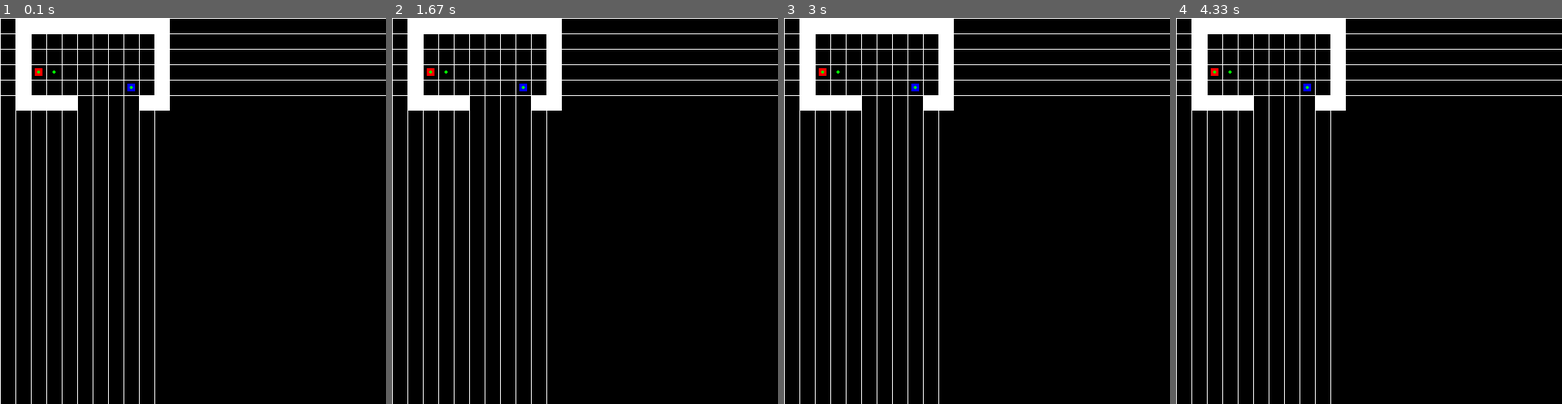
Above: before the commit, frames 1-4 (left to right).
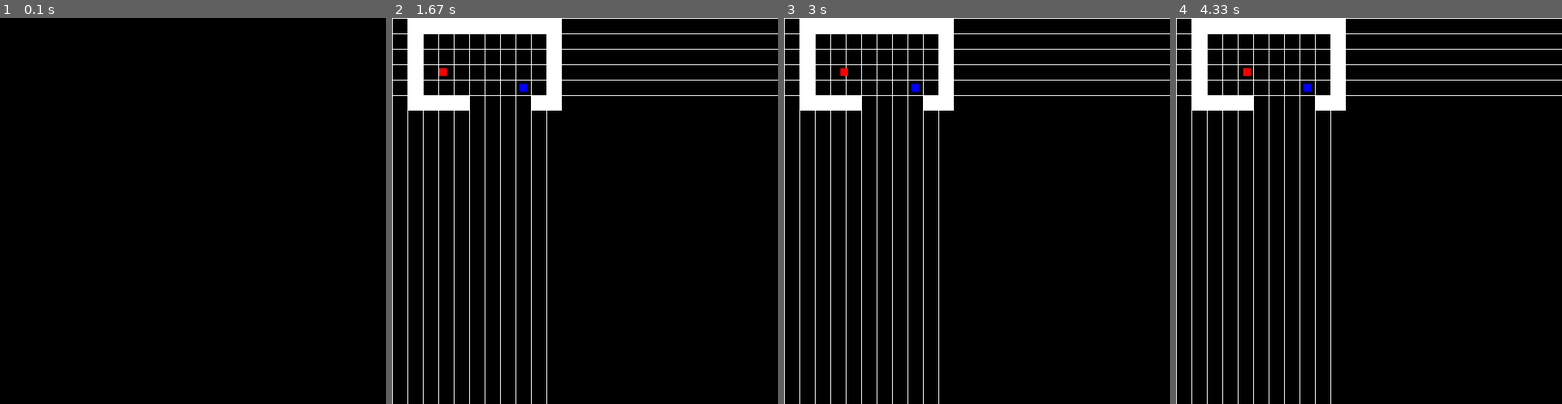
Above: after the commit, the same moments.

Repository: slalomsquid/Tower-Defence
Game: pygame game, started from main.py
Two runs of this game, one before a commit and one after it. Both use one fixed random seed, a clock stepped at 60 frames per second and the inputs below.
Inputs:
- Up to frame 1 (0.1 s): no input
- Up to frame 2 (1.67 s): no input
- Up to frame 3 (3 s): no input
- Up to frame 4 (4.33 s): no input

The runs differ from the first frame. In frame 1, 6.9% of the frame differs, in the area x 0-100%, y 0-100%; in frame 2, less than 0.1%; in frame 3, less than 0.1%; in frame 4, less than 0.1%.

Commit message:
FINALLY got motion
turns out i was deleting the coord with a -

Diff:
--- a/classes.py
+++ b/classes.py
@@ -1,15 +1,16 @@
 import pygame, random, pygameUtils, constants, numpy as np
 
 class Enemy():
-    def __init__(self, size, pos : tuple):
+    def __init__(self, size, pos : tuple, speed=10):
         self.rect = pygame.Rect(0, 0, size, size)
+        self.rect.center = (0,0)
         """rect x,y is an offset from the center (declared by self.x and y)"""
         self.x : int = pos[0]
         """Not a screen pos, rather an in-game coord"""
         self.y : int = pos[1]
         self.width = size
         self.height = size
-        self.speed = 10
+        self.speed = speed
 
     # def handle_movement(self, dt, array, player):
     #     path : list[tuple] = pygameUtils.find_path(array, (self.y,self.x), (player.y,player.x))
@@ -33,12 +34,45 @@
         # Cancel if there is not enough points (0 is always the start pos)
         if len(path) < 2:
             return
+        # work out abs coord values
         next_coord = path[1]
-        # current_rect_pos = (self.x*constants.GRID_SIZE+self.rect.centerx, self.y*constants.GRID_SIZE+self.rect.centery)
-        current_rect_pos = pygameUtils.get_centre_pos_from_idx((self.x, self.y), constants.GRID_SIZE)
+        next_coord = (next_coord[1], next_coord[0])
+        next_pos = pygameUtils.get_centre_pos_from_idx(path[1], constants.GRID_SIZE)
+        # flip because it comes from the find_path func
+        next_pos = (next_pos[1], next_pos[0])
+        current_grid_pos = pygameUtils.get_centre_pos_from_idx((self.x, self.y), constants.GRID_SIZE)
+        # current_rect_pos = np.array(pygameUtils.get_centre_pos_from_idx((self.x, self.y), constants.GRID_SIZE)) + np.array((self.rect.centerx, self.rect.centery))
+        current_rect_pos = np.array(current_grid_pos) + np.array((self.rect.centerx, self.rect.centery))
+        # current_rect_pos = np.array(pygameUtils.get_centre_pos_from_idx((self.x, self.y), constants.GRID_SIZE)) + np.array((self.rect.centerx, self.rect.centery))
         player_rect_pos = pygameUtils.get_centre_pos_from_idx((player.x, player.y), constants.GRID_SIZE)
         # return [pygameUtils.get_centre_pos_from_idx(next_coord, constants.GRID_SIZE), current_rect_pos, player_rect_pos]
-        return [current_rect_pos, pygameUtils.get_centre_pos_from_idx(next_coord, constants.GRID_SIZE), player_rect_pos]
+
+        new_rect_pos = pygameUtils.move_towards(current_rect_pos, next_pos, self.speed*dt)
+
+        # self.rect.centerx, self.rect.centery = tuple(pygameUtils.get_difference(new_rect_pos, current_rect_pos))
+
+        # leaving this here like a gravestone for the 2+ hours i spent trying to figue out why it wouldnt move
+        # subtracting 2 lists just removes it
+        # diff = new_rect_pos - current_rect_pos
+        # self.rect.centerx, self.rect.centery = diff[0], diff[1]
+        # self.rect.centerx = diff[0]
+        # self.rect.centery = diff[1]
+
+        new_offset = new_rect_pos - np.array(current_grid_pos)
+        self.rect.centerx, self.rect.centery = new_offset[0], new_offset[1]
+
+        # recalc
+        current_rect_pos = np.array(current_grid_pos) + np.array((self.rect.centerx, self.rect.centery))
+
+        if pygameUtils.get_distance_between(current_rect_pos, next_pos) < 0.1:
+            self.x, self.y = next_coord
+            self.rect.centerx, self.rect.centery = (0,0)
+
+        # return [next_pos]
+        # return [current_grid_pos, current_rect_pos, next_pos]
+        # return [current_rect_pos, next_pos, player_rect_pos, new_rect_pos, diff]
+        # return [new_rect_pos, (self.rect.centerx, self.rect.centery)]
+        # return [new_rect_pos]
         # next_rect_pos = pygameUtils.move_towards(np.array(self.rect.centerx, self.rect.centery), np.array(player.))
 
 
--- a/constants.py
+++ b/constants.py
@@ -1,7 +1,7 @@
 # This file will not import anything except pygame, only imported by other classes
 import pygame
 
-FPS = 60
+FPS = 5
 WIDTH, HEIGHT = 500, 500
 ORIGIN = [WIDTH//2, HEIGHT//2]
 
--- a/main.py
+++ b/main.py
@@ -21,13 +21,13 @@
 
     for enemy in enemies:
         # enemy_rect = pygame.Rect(0,0, enemy.width, enemy.height)
-        enemy_rect = enemy.rect
-        enemy_rect.centerx, enemy_rect.centery = pygameUtils.get_centre_pos_from_idx((enemy.x, enemy.y), constants.GRID_SIZE)
+        enemy_rect = enemy.rect.copy()
+        enemy_rect.centerx, enemy_rect.centery = np.array(pygameUtils.get_centre_pos_from_idx((enemy.x, enemy.y), constants.GRID_SIZE)) + np.array([enemy.rect.centerx, enemy.rect.centery])
         # enemy_rect = pygame.Rect(enemy.x*constants.GRID_SIZE+enemy.rect.x,enemy.y*constants.GRID_SIZE+enemy.rect.y,enemy.rect.w,enemy.rect.h)
         pygame.draw.rect(SCREEN, constants.RED, enemy_rect)
 
     # player_rect = pygame.Rect(player.x*constants.GRID_SIZE+player.rect.x,player.y*constants.GRID_SIZE+player.rect.y,player.rect.w,player.rect.h)
-    player_rect = player.rect
+    player_rect = player.rect.copy()
     player_rect.centerx, player_rect.centery = pygameUtils.get_centre_pos_from_idx((player.x, player.y), constants.GRID_SIZE)
     pygame.draw.rect(SCREEN, constants.BLUE, player_rect)
 
@@ -47,7 +47,7 @@
         [0,1,1,1,1,0,0,0,0,1,1]
     ]
 
-    enemies : list[Enemy] = [Enemy(10, (2, 3))]
+    enemies : list[Enemy] = [Enemy(10, (2, 3), 10)]
 
     player = Player(10, (8, 4))
 
@@ -60,7 +60,7 @@
         # var resets
         points.clear()
 
-        delta_time = clock.tick(constants.FPS) / 1000.0
+        delta_time : float = clock.tick(constants.FPS) / 1000.0
 
         # Event handling
 
--- a/pygameUtils.py
+++ b/pygameUtils.py
@@ -65,6 +65,10 @@
 
 ### VECTOR MATH ###
 
+def get_difference(current, target):
+    """subtracts the vectors"""
+    return np.array(target) - np.array(current)
+
 def angle_to_vector(angle):
     """Returns a vector with a length of 1 for a given angle, <angle -> left, >angl -> right"""
     return np.round(np.array([np.cos(np.radians(angle+90)),np.sin(np.radians(angle+90))]), 4)
@@ -86,7 +90,9 @@
     return np.linalg.norm(vector)
 
 def get_distance_between(vect1, vect2):
-    return np.linalg.norm(vect1 - vect2)
+    target = np.array(vect1)
+    current = np.array(vect2)
+    return np.linalg.norm(target - current)
 
 def simplify_vector(vector):
     if np.linalg.norm(vector) != 0:
@@ -141,12 +147,35 @@
         to_dist += 360
     return (start + t * to_dist) % 360
 
+# def move_towards(current, target, max_distance_delta):
+#     """Moves towards a vector/value with a max step"""
+#     # to_vector = target - current
+#     to_vector = get_difference(target, current)
+#     dist = np.linalg.norm(to_vector)
+#     if dist <= max_distance_delta or dist == 0:
+#         return target
+#     return current + to_vector / dist * max_distance_delta
+
 def move_towards(current, target, max_distance_delta):
-    """Moves towards a vector/value with a max step"""
-    to_vector = target - current
-    dist = np.linalg.norm(to_vector)
-    if dist <= max_distance_delta or dist == 0:
+    direction = target - current
+    distance = np.linalg.norm(direction)
+
+    if distance <= max_distance_delta or distance == 0:
         return target
+
+    return current + (direction / distance) * max_distance_delta
+
+# def move_towards(current, target, max_distance_delta):
+#     """Moves towards a vector/value with a max step"""
+#     current = np.array(current)
+#     target = np.array(target)
+#     to_vector = target - current
+#     dist = np.linalg.norm(to_vector)
+
+#     # If target is closer than max_distance_delta, or already there
+#     if dist <= max_distance_delta or dist < 1e-9: # 1e-9 to avoid division by zero
+#         return target
+
     return current + to_vector / dist * max_distance_delta
 
 def move_towards_angle(current : float, target : float, max_distance_delta : float):
